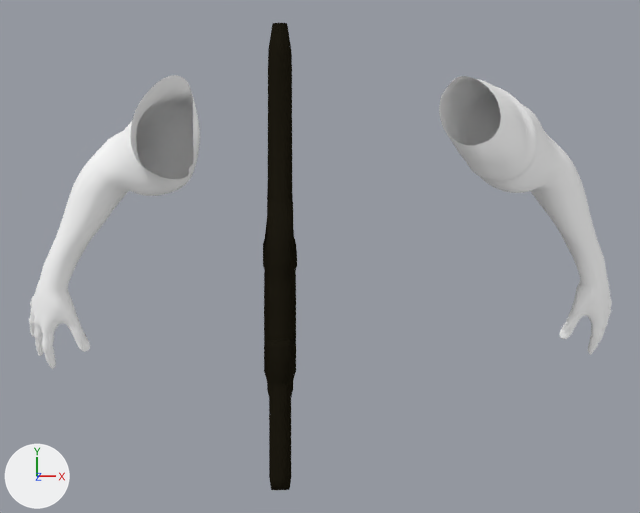
The Blender file Assets/Models/Weapons/Shotgun/Human7Shotgun2.blend as it was, and as the next commit left it.
Before and after are seen from a camera (50 mm lens) standing at (-0.17, 0.49, 14.87) and looking at (0.83, 0.33, -2.15). Every picture has the same lights, and +X, +Y and +Z are marked at lower left.

Script lines for the objects in view, before the commit:
```python
mat_black = diffuse_material('BLACK')
mat_black.base_color = (0.0122, 0.0102, 0.00592)  # black #1d1a12
me_humanmodel_body = bpy.data.meshes.new('HumanModel:Body')
me_humanmodel_body.from_pydata(...)  # 4250 vertices, 4211 faces, 10 loose edges; spans x -5.6..5.57, y -3.74..0.93, z 4.09..14.86
me_humanmodel_body.polygons.foreach_set('use_smooth', [True] * 4211)
me_humanmodel_body.materials.append(mat_humanmodel_skin)  # its picture is missing
me_plane_003 = bpy.data.meshes.new('Plane.003')
me_plane_003.from_pydata(...)  # 919 vertices, 800 faces; spans x -36.8..29.8, y -1.0..22.4, z 0.0..2.4
me_plane_003.polygons.foreach_set('use_smooth', [True] * 800)
# faces by material slot: [756, 44]
me_plane_003.materials.append(mat_black)  # black #1d1a12
me_plane_003.materials.append(mat_trigger)  # grey #979497
ob_humanmodel_body = bpy.data.objects.new('HumanModel:Body', me_humanmodel_body)
ob_humanmodel_body.location = (0.87, 2.03, -11.62)
ob_humanmodel_body.rotation_euler = (-0.000684, 0.00283, 0.00949)  # degrees (0, 0.2, 0.5)
_m = ob_humanmodel_body.modifiers.new('SubSurf', 'SUBSURF')
_m.levels = 0
_m.render_levels = 1
ob_shotgun = bpy.data.objects.new('Shotgun', me_plane_003)
ob_shotgun.location = (0.02, 0.0, -1.0)
ob_shotgun.rotation_euler = (1.571, 0.0, -1.571)  # degrees (90, 0, -90)
ob_shotgun.scale = (0.11, 0.11, 0.11)
_m = ob_shotgun.modifiers.new('Mirror', 'MIRROR')
_m.use_axis = (False, False, True)
_m.use_clip = True
```
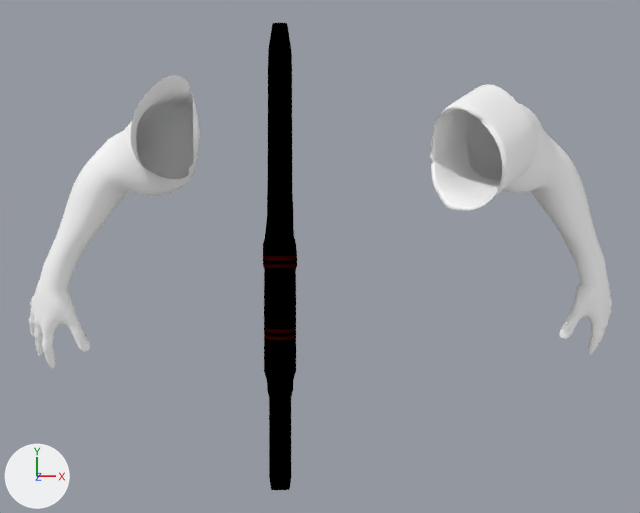
Changed parts and their boxes [x1, y1, x2, y2] in the pictures (640 x 513 px):
'Shotgun', recoloured
    both: [263, 23, 297, 490]
part 1 of me_humanmodel_body, cut back
    before: [439, 76, 537, 182]
    after: [429, 104, 532, 211]

What the commit changed:
Material 'BLACK' (mat_black) changes colour from black #1d1a12 to black #000000; in linear values from (0.0122, 0.0102, 0.00592) to (0.0, 0.0, 0.0).
me_humanmodel_body is used by ob_humanmodel_body; location (0.87, 2.03, -11.62); rotation (-0.000684, 0.00283, 0.00949), in degrees (0, 0.2, 0.5).
me_humanmodel_body had 4250 vertices, 4211 faces, 10 loose edges and spanned x -5.6..5.57, y -3.74..0.93, z 4.09..14.86.
me_humanmodel_body now has 4196 vertices, 4155 faces, 10 loose edges and spans x -5.6..5.57, y -3.74..0.93, z 4.09..14.95.
Part 1, on me_humanmodel_body:
81 vertices are removed from x 1.24..2.56, y -0.5..0.89, z 13.52..14.86.
119 faces are deleted.
3 vertices in x 1.97..2.6, y -0.55..-0.4, z 13.61..13.88 move by (-0.7, -0.49, 0.94).
16 vertices move from x 1.82..2.65, y -0.58..0.82, z 13.23..14.02 to x 1.13..1.96, y -1.09..0.34, z 14.08..14.95.
9 vertices are added at x 1.2..2.03, y -1.06..0.15, z 13.97..14.93.
7 new vertices lie (-0.78, -0.49, 1.01) away from vertices in x 1.94..2.61, y -0.6..0.79, z 12.85..13.65.
6 new vertices lie (-0.78, -0.5, 1.01) away from vertices in x 2.01..2.45, y -0.55..0.76, z 12.88..13.78.
5 new vertices lie (-0.78, -0.49, 1.0) away from vertices in x 1.98..2.8, y -0.57..0.78, z 13.09..13.9.
63 new faces join them.
